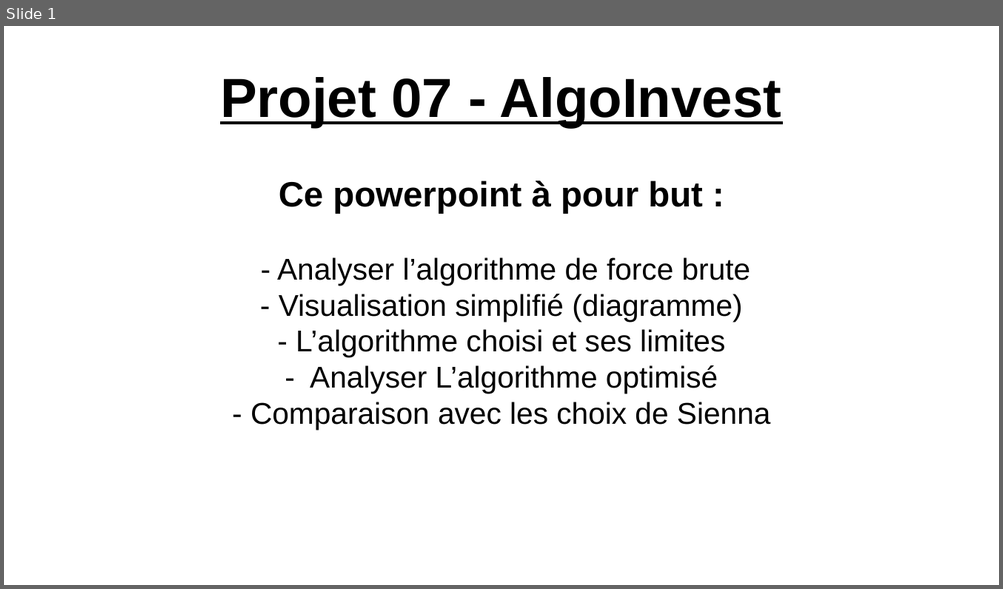
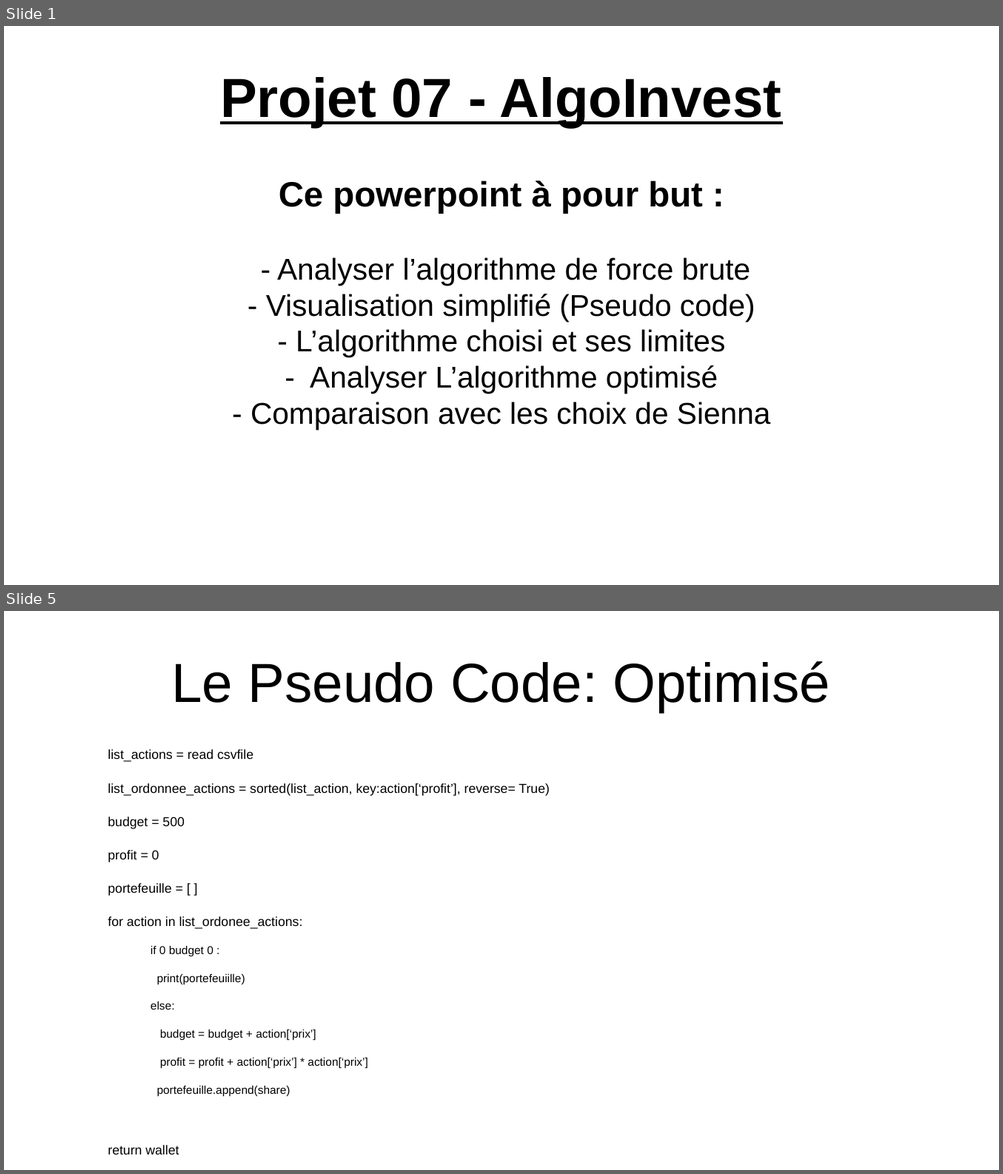
Before and after one commit to maximesoydas/maxshares, a slide deck: presentation.odp. Shown one above the other, each under a label of ours: slide 1 before the commit, slides 1 and 5 after it; the slides between them are not shown. The pictures are 1003x589 and 1003x1174 pixels, drawn with LibreOffice and Linux fonts; fonts in the diff are those of the drawing. Boxes give left, top, right and bottom in pixels: in the first picture for what was removed or moved away, otherwise in the second. Text is boxed around its words. In the diff, an @@ line names an element or a change of style, - is before the commit and + after.

```diff
--- a/presentation.odp
+++ b/presentation.odp
@@ slide 5 added at [4,611,999,1170], background #FFFFFF @@
@@ title added at [171,661,830,712], 44 pt, text #000000 @@
+Le Pseudo Code: Optimisé
@@ text added at [108,749,549,1155], 10.4 pt, text #000000 @@
+list_actions = read csvfile
+list_ordonnee_actions = sorted(list_action, key:action[‘profit’], reverse= True)
+budget = 500
+profit = 0
+portefeuille = [ ]
+for action in list_ordonee_actions:
+  if 0 budget 0 :
+  print(portefeuiille)
+  else:
+  budget = budget + action[‘prix’]
+  profit = profit + action[‘prix’] * action[‘prix’]
+  portefeuille.append(share)
+return wallet
@@ slide 1 changed as well @@
@@ subtitle at [266,294,755,321]: text changed @@
-- Visualisation simplifié (diagramme)
+- Visualisation simplifié (Pseudo code)
```
Also in this commit, not shown: 1 other slide changed, 6 other slides added, 4 slides removed, 5 other files.
